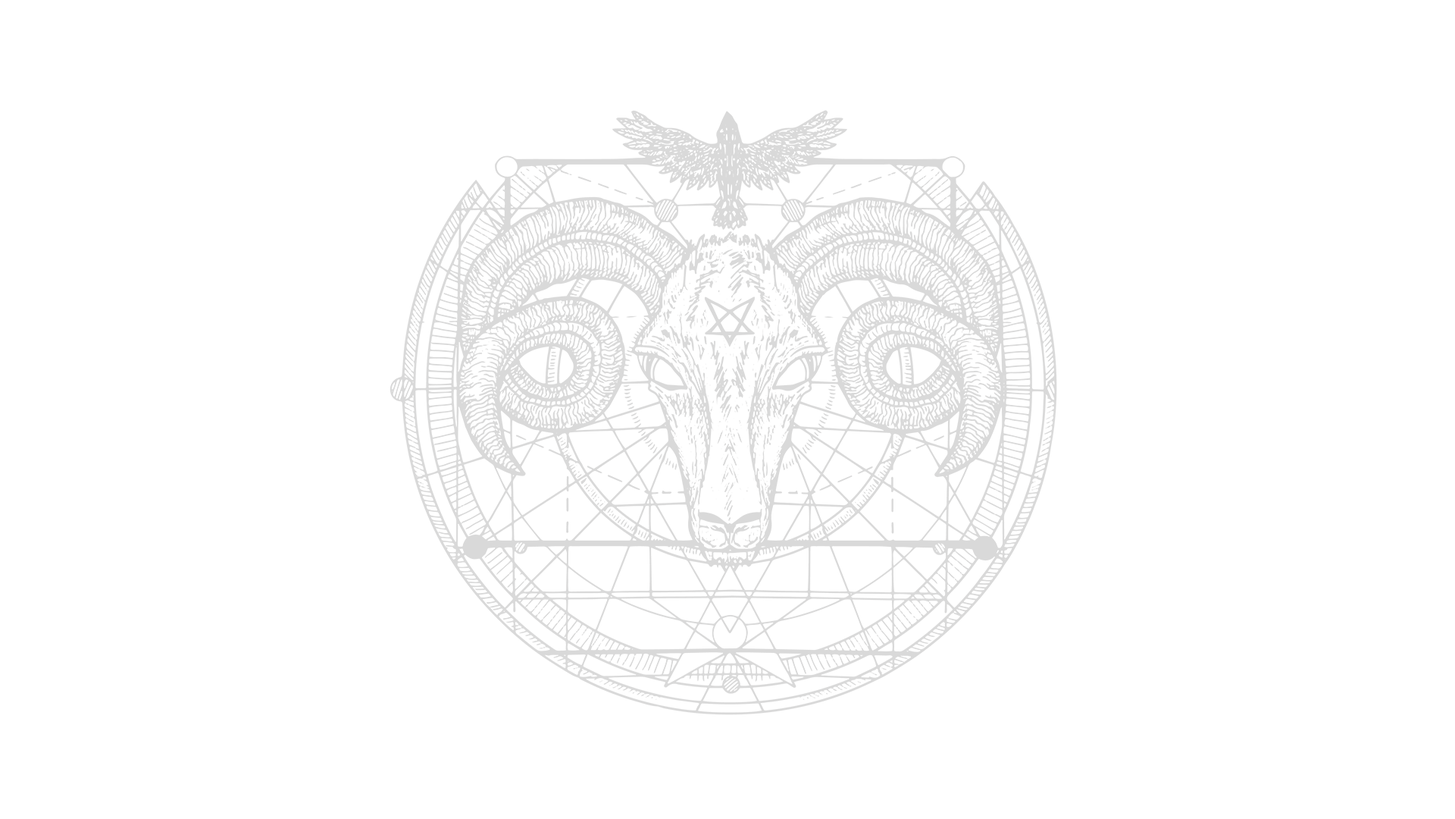
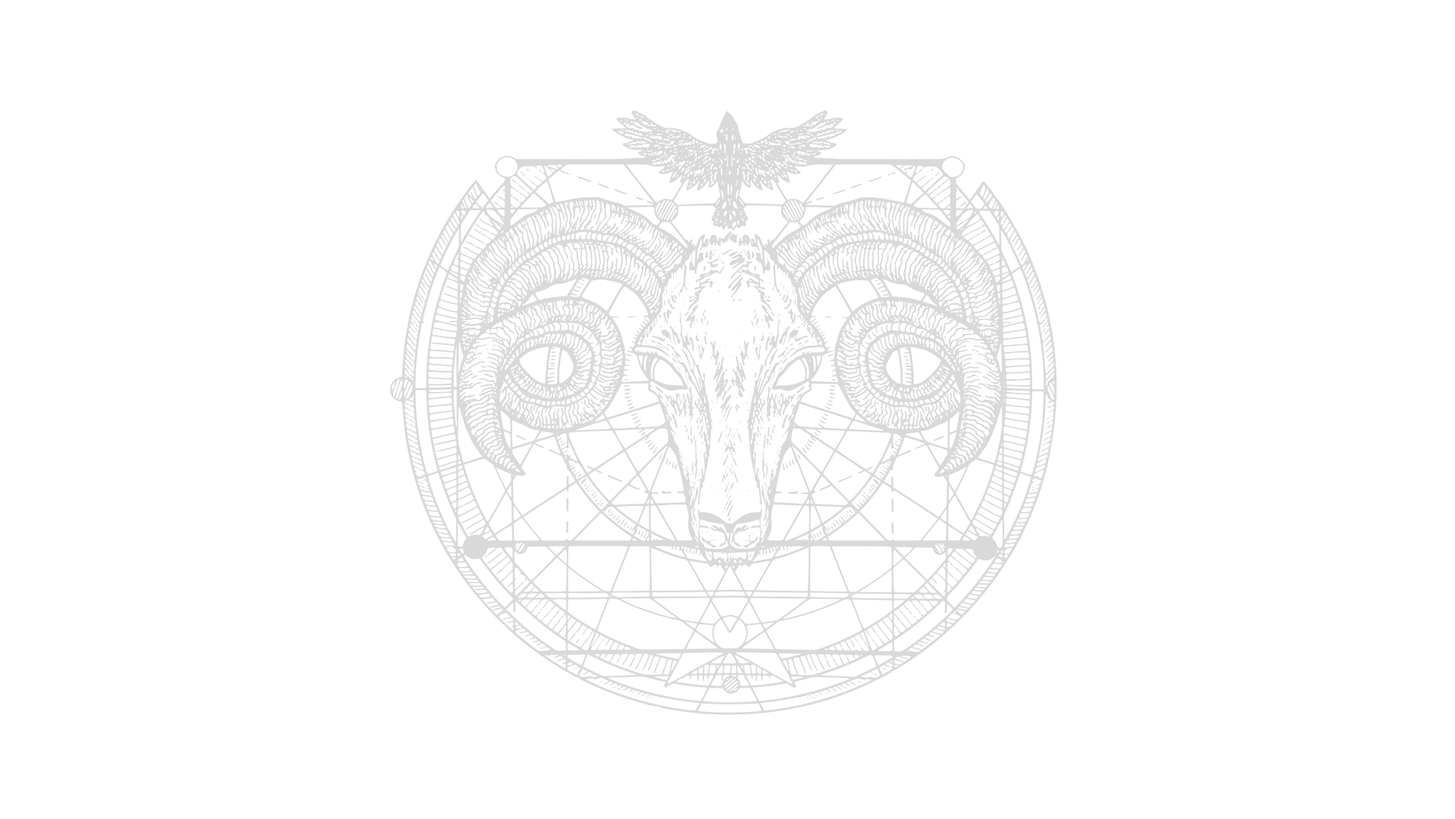
Layer changes from the first 1455 x 819 image to the second:
painted on "Layer 2" over [704, 296, 755, 348]
